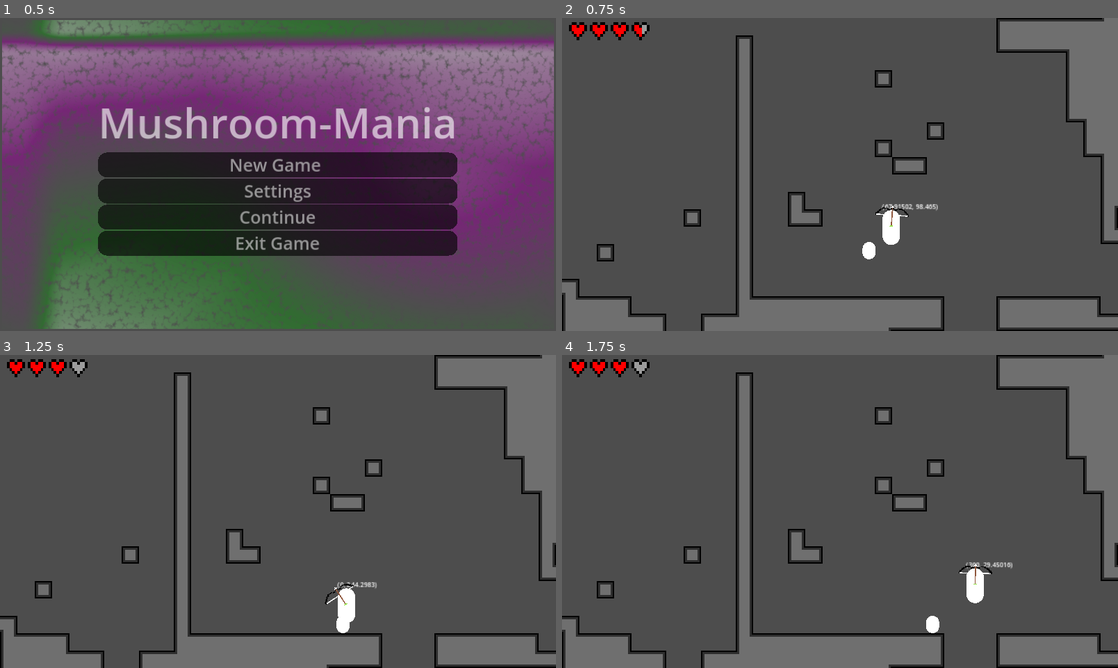
Above: before the commit, frames 1-4 (two rows, left to right).
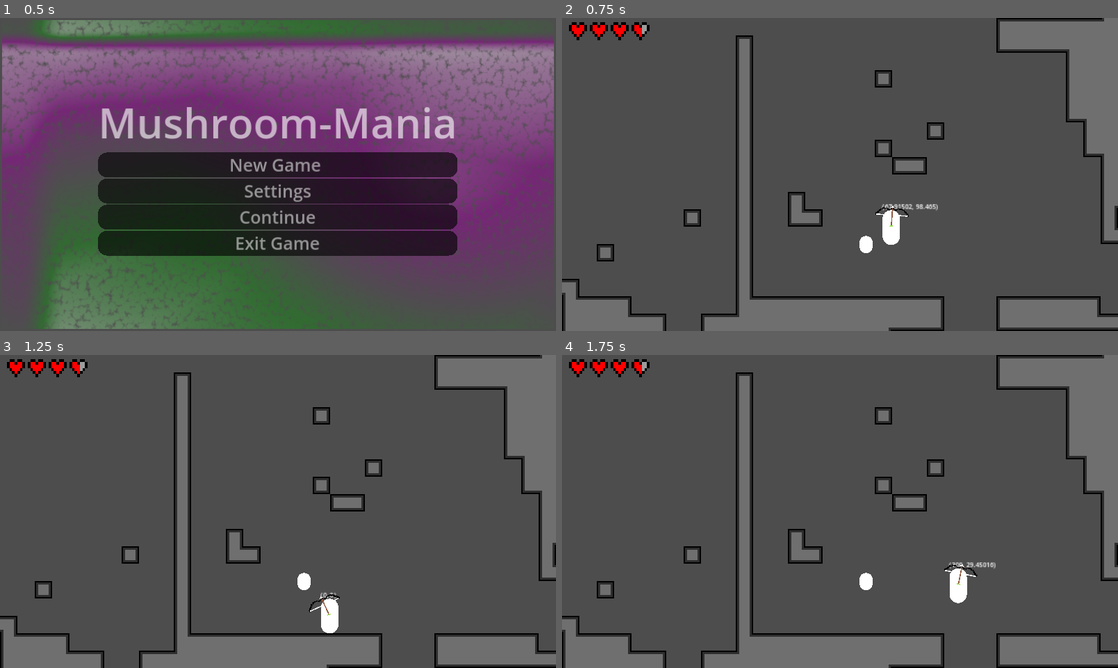
Above: after the commit, the same moments.

Repository: olvior/mushroom-mania
Game: Godot game, scene res://GUI/mainmenu/main_menu.tscn
Two runs of this game, one before a commit and one after it. Both use one fixed random seed, a clock stepped at 60 frames per second and the inputs below.
Inputs (mouse positions are in pixels of both pictures, inside the frame that each line leads up to):
- Up to frame 1 (0.5 s): no input
- Up to frame 2 (0.75 s): click "New Game" at 0.5 s
- Up to frame 3 (1.25 s): no input
- Up to frame 4 (1.75 s): move the mouse to (962, 495) at 1.27 s; hold Right (right) from 1.28 s (still down); tap X (attack) at 1.35 s; tap Z (jump) at 1.52 s

Frame 1 is identical in both runs. In frame 2, 0.1% of the frame differs, in the area x 53-57%, y 69-78%; in frame 3, 1.0%; in frame 4, 1.0%, in the area x 13-81%, y 2-89%.
Error after the commit: Invalid access to property or key 'tilemap' on a base object of type 'Node2D'. (res://enemies/test/enemy.gd:12)

Commit message:
Changed enemy to be children of their rooms

Diff:
--- a/enemies/test/enemy.gd
+++ b/enemies/test/enemy.gd
@@ -9,7 +9,7 @@
 
 @onready var player : CharacterBody2D = Global.player
 @onready var animation_player : AnimationPlayer = get_node("AnimationPlayer")
-@onready var tile_map : TileMap = get_parent().tilemap
+@onready var tile_map : TileMap = get_parent().get_parent().tilemap
 @onready var run_timer : Timer = get_node("Run")
 @onready var run_cooldown_timer : Timer = get_node("RunCooldown")
 
@@ -23,7 +23,7 @@
 	run_cooldown_timer.start()
 
 func _physics_process(delta):
-	var diff = abs(player.position - self.position)
+	var diff = abs(player.get_global_position() - self.get_global_position())
 
 	velocity.y += 600 * delta
 
@@ -49,7 +49,7 @@
 		max_speed = 7
 
 		# direction_change_logic
-		var block_position = Vector2(floor(self.position.x / block_size + 0.5 * direction), floor(self.position.y / block_size))
+		var block_position = Vector2(floor(self.get_global_position().x / block_size + 0.5 * direction), floor(self.get_global_position().y / block_size))
 		# anything in layer 0 is a normal platform
 		var tile_data_under = tile_map.get_cell_tile_data(0, Vector2(block_position.x, block_position.y + 1))
 		var tile_data_lr = tile_map.get_cell_tile_data(0, Vector2(block_position.x, block_position.y))
--- /dev/null
+++ b/leveldesign/areas/tutorial_area.tscn
@@ -0,0 +1,3 @@
+[gd_scene format=3 uid="uid://b6qasu7k0itej"]
+
+[node name="tutorial_area" type="Node2D" groups=["areas"]]
